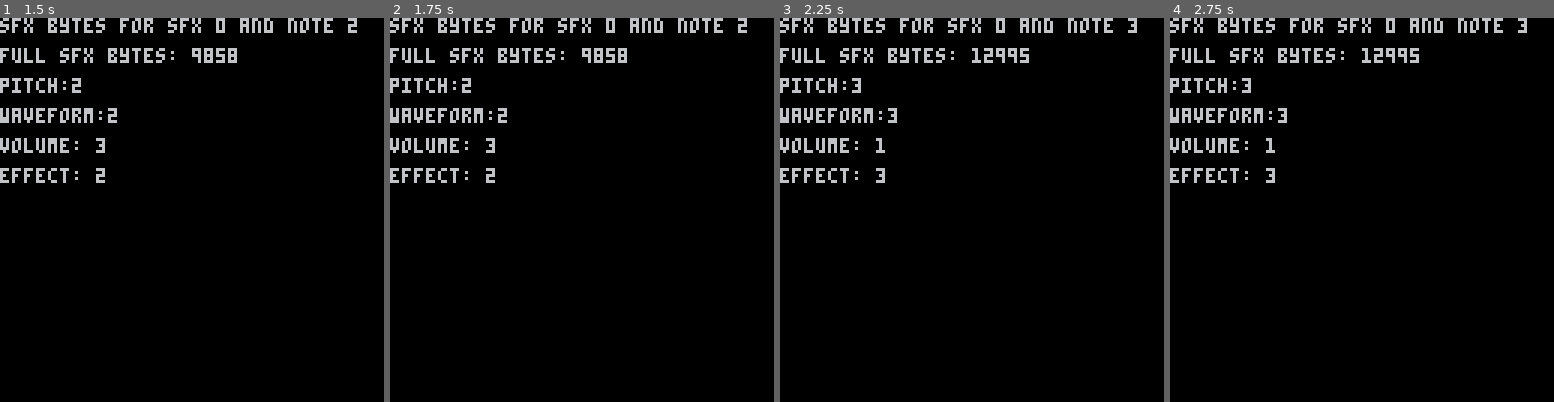
Above: before the commit, frames 1-4 (left to right).
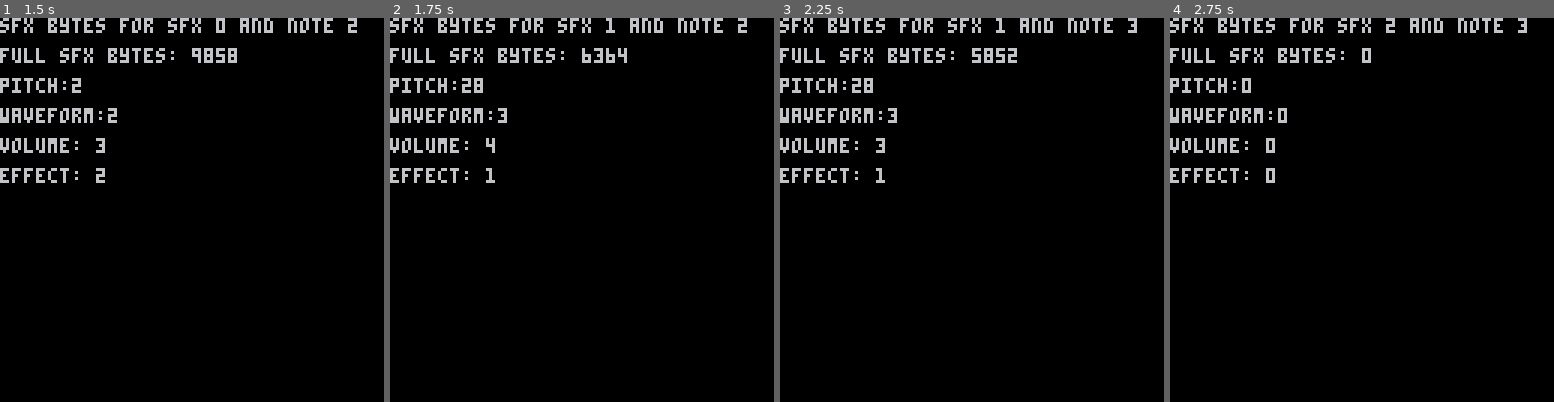
Above: after the commit, the same moments.

Repository: KyleNeubarth/PicoSfxAnalyser
Game: PICO-8 cartridge sfxanalyzer.p8
The game is run twice, just before and just after one commit, with the same random seed, the same clock (stepped at 60 frames per second) and the same inputs.
Inputs:
- Up to frame 1 (1.5 s): tap X (X key) at 0.33, 1.07 s
- Up to frame 2 (1.75 s): hold Right from 1.6 s (still down)
- Up to frame 3 (2.25 s): tap X (X key) at 1.85 s; release Right at 2.1 s
- Up to frame 4 (2.75 s): hold Right from 2.47 s (still down)

Frame 1 is identical in both runs. In frame 2, 0.3% of the frame differs, in the area x 21-61%, y 0-43%; in frame 3, 0.4%; in frame 4, 0.5%, in the area x 18-65%, y 0-43%.

Commit message:
ability to move between sfx

Diff:
--- a/sfxanalyzer.p8
+++ b/sfxanalyzer.p8
@@ -17,9 +17,19 @@
 	if (btnp(5)) then
 		noteindex+=1
 		noteindex%=32
+        sfx( sfxindex, 1, noteindex, 1 )
+	end
+    if (btnp(0)) then
+		sfxindex-=1
+		sfxindex%=64
+        sfx(sfxindex,1)
+	end
+    if (btnp(1)) then
+		sfxindex+=1
+		sfxindex%=64
+        sfx(sfxindex,1)
 	end
 	info = get_noteinfo(sfxindex,noteindex)
-
 end
 
 function get_noteinfo(sfx_num,note_num)
